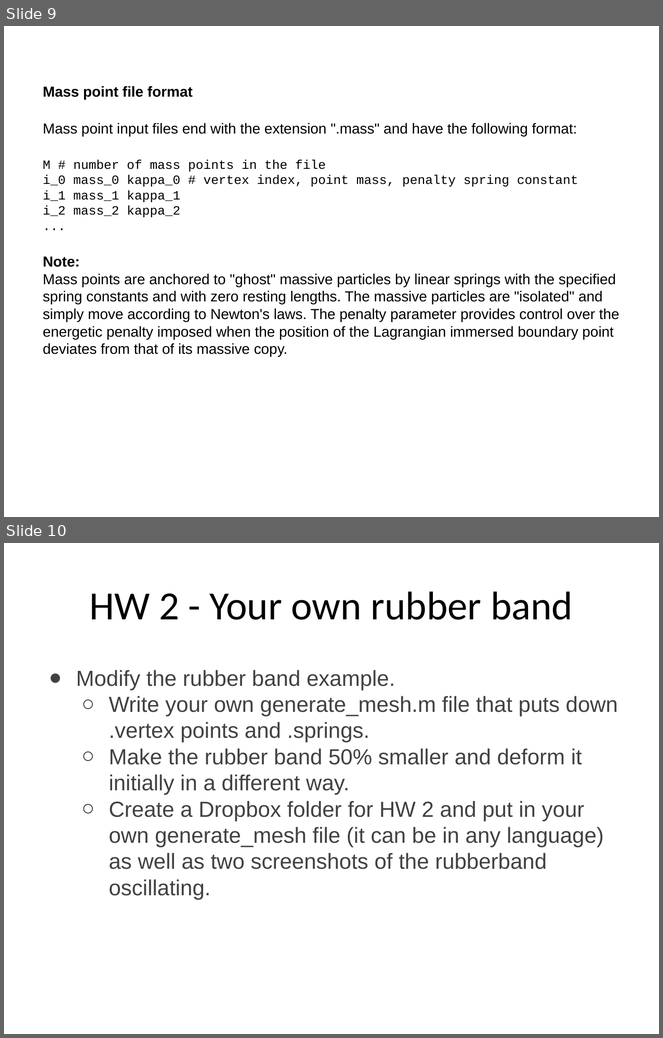
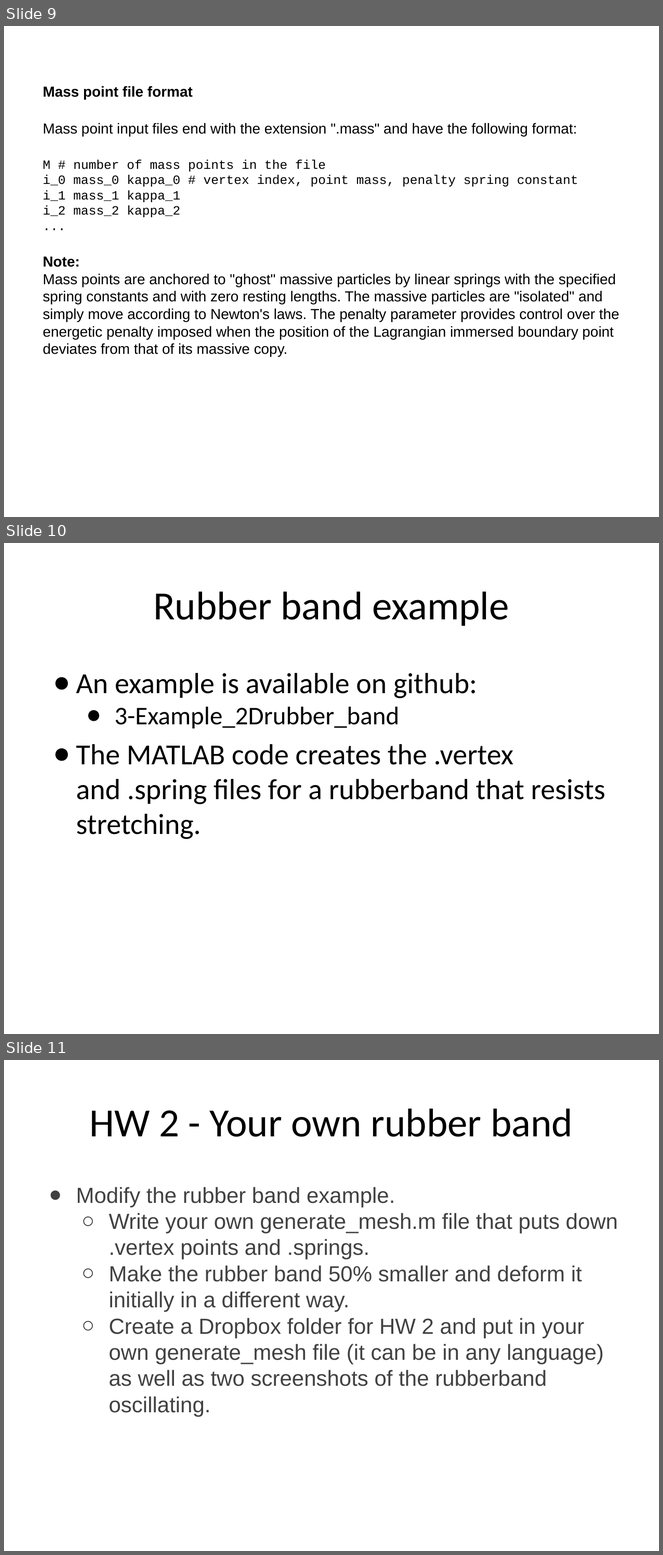
Before and after one commit to fairyflies9/IBAMR-Tutorials, a slide deck: IBAMR Lectures/Lecture 3 - IBAMR Associated Files (.vertex, .spring, etc).pptx. Shown one above the other, each under a label of ours: slides 9 and 10 before the commit, slides 9, 10 and 11 after it. The pictures are 663x1038 and 663x1555 pixels, drawn with LibreOffice and Linux fonts; fonts in the diff are those of the drawing. Boxes give left, top, right and bottom in pixels: in the first picture for what was removed or moved away, otherwise in the second. Text is boxed around its words. In the diff, an @@ line names an element or a change of style, - is before the commit and + after.

Commit message:
Intro to IBM lecture
Edited IBM lecture along with sample matlab codes

```diff
--- a/IBAMR Lectures/Lecture 3 - IBAMR Associated Files (.vertex, .spring, etc).pptx
+++ b/IBAMR Lectures/Lecture 3 - IBAMR Associated Files (.vertex, .spring, etc).pptx
@@ slide 10 added at [4, 543, 659, 1034], background #FFFFFF @@
@@ title added at [153, 591, 509, 626], 44 pt, text #000000 @@
+Rubber band example
@@ text added at [76, 673, 606, 839], 32 pt, text #000000 @@
+● An example is available on github:
+  ● 3-Example_2Drubber_band
+● The MATLAB code creates the .vertex and .spring files for a rubberband that resists stretching.
@@ what was slide 10 is now slide 11 @@
```
Also in this commit, not shown: 5 other files.
